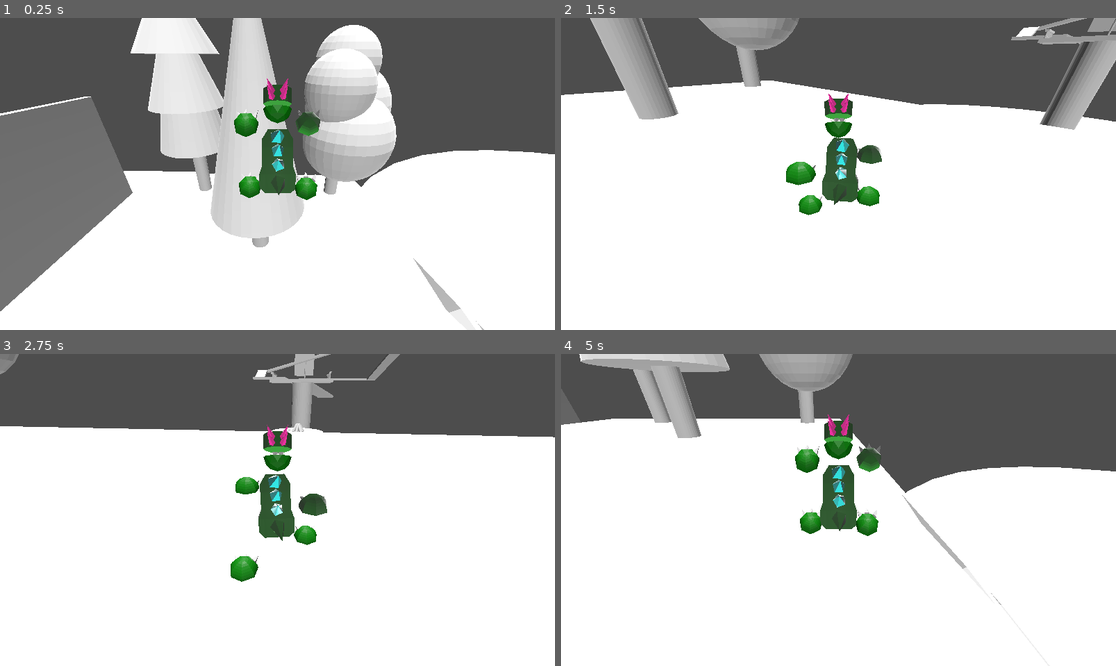
Above: before the commit, frames 1-4 (two rows, left to right).
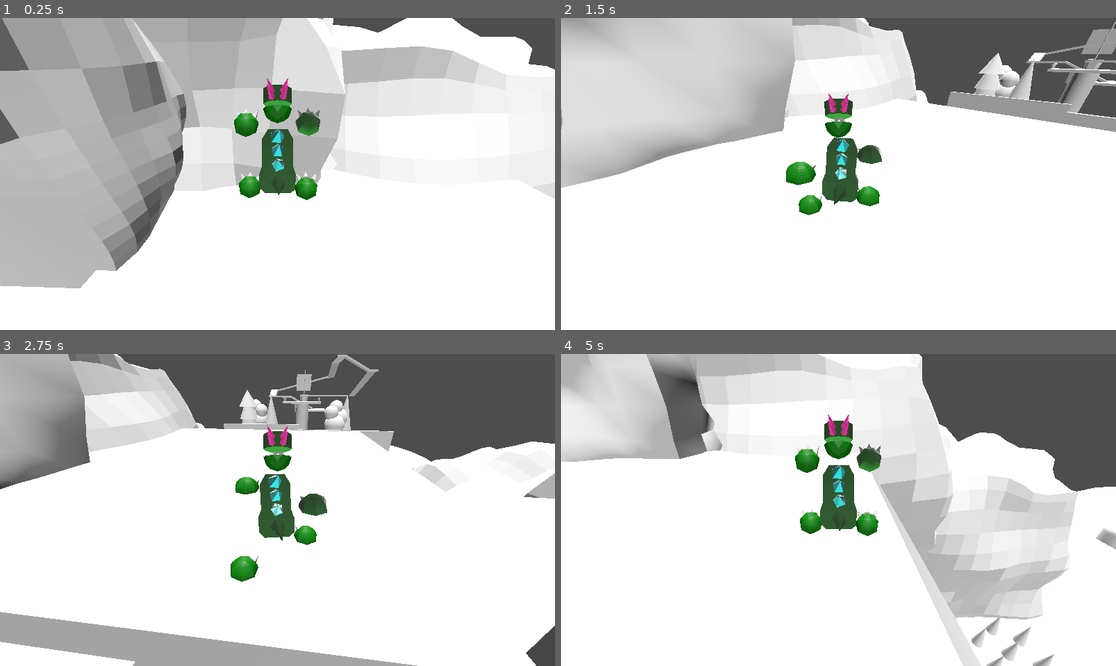
Above: after the commit, the same moments.

Repository: bazylevnik0/dinokid
Game: Godot game, scene res://homeisland.tscn
Same seed, same stepped clock (60 frames per second), same inputs: the game is played once before the commit and once after it. This scene is started directly instead of the project's main scene.
Inputs:
- Up to frame 1 (0.25 s): no input
- Up to frame 2 (1.5 s): hold Right (move_right) 0.53-1.28 s; tap Z (key_a) at 0.6 s; tap Space (jump) at 0.77 s; hold Down (move_backward) from 1.28 s (still down); tap X (key_b) at 1.35 s
- Up to frame 3 (2.75 s): tap Space (jump) at 1.52 s; release Down (move_backward) at 2.03 s; hold Right (move_right) from 2.03 s (still down); tap Z (key_a) at 2.1 s
- Up to frame 4 (5 s): release Right (move_right) at 2.78 s; hold Up (move_forward) 2.78-3.53 s; tap X (key_b) at 2.85, 4.35 s; tap Space (jump) at 3.02, 3.77, 4.52 s; hold Left (move_left) from 3.53 s (still down); tap Z (key_a) at 3.6 s

The runs differ from the first frame. In frame 1, 51% of the frame differs, in the area x 0-100%, y 0-100%; in frame 2, 27%; in frame 3, 21%; in frame 4, 31%.
Error in both runs: Attempt to call function 'play' in base 'null instance' on a null instance. (res://Player.gd:18)

Commit message:
add colision boxes to stairs in homeisland

Diff:
--- a/homeisland.tscn
+++ b/homeisland.tscn
@@ -61,6 +61,60 @@
 [sub_resource type="CylinderShape3D" id="CylinderShape3D_wowm3"]
 height = 1.47024
 radius = 4.736
+
+[sub_resource type="BoxShape3D" id="BoxShape3D_xl7e6"]
+size = Vector3(5.87061, 2.96301, 0.373535)
+
+[sub_resource type="BoxShape3D" id="BoxShape3D_522ht"]
+size = Vector3(1.8437, 6.29956, 0.900177)
+
+[sub_resource type="BoxShape3D" id="BoxShape3D_o3lke"]
+size = Vector3(1.87018, 1.55212, 0.972168)
+
+[sub_resource type="BoxShape3D" id="BoxShape3D_vkffe"]
+size = Vector3(11.0715, 1.20166, 0.951172)
+
+[sub_resource type="BoxShape3D" id="BoxShape3D_peo8u"]
+size = Vector3(1.23145, 12.7915, 0.661865)
+
+[sub_resource type="BoxShape3D" id="BoxShape3D_881g7"]
+size = Vector3(1.36926, 1.30273, 0.966248)
+
+[sub_resource type="BoxShape3D" id="BoxShape3D_30rnr"]
+size = Vector3(3.87524, 1.34485, 0.452148)
+
+[sub_resource type="BoxShape3D" id="BoxShape3D_47lqi"]
+size = Vector3(1.29578, 6.90582, 0.928101)
+
+[sub_resource type="BoxShape3D" id="BoxShape3D_oc2h1"]
+size = Vector3(1, 5.32205, 0.652832)
+
+[sub_resource type="BoxShape3D" id="BoxShape3D_e3mg4"]
+size = Vector3(1.24878, 1.28998, 0.934082)
+
+[sub_resource type="BoxShape3D" id="BoxShape3D_bjenv"]
+size = Vector3(10.0253, 1.35541, 1.04199)
+
+[sub_resource type="BoxShape3D" id="BoxShape3D_l66tu"]
+size = Vector3(1.30737, 0.861206, 1.28894)
+
+[sub_resource type="BoxShape3D" id="BoxShape3D_0w3kn"]
+size = Vector3(1.53992, 0.823669, 3.27094)
+
+[sub_resource type="BoxShape3D" id="BoxShape3D_qhlic"]
+size = Vector3(3.8277, 0.756226, 1.21582)
+
+[sub_resource type="BoxShape3D" id="BoxShape3D_4teeg"]
+size = Vector3(5.53543, 0.98877, 1.2724)
+
+[sub_resource type="BoxShape3D" id="BoxShape3D_6ovl8"]
+size = Vector3(2.10596, 0.961792, 2.98499)
+
+[sub_resource type="BoxShape3D" id="BoxShape3D_tjj2u"]
+size = Vector3(5.54242, 1, 2.36401)
+
+[sub_resource type="BoxShape3D" id="BoxShape3D_xahhj"]
+size = Vector3(2.16718, 2.39545, 0.934448)
 
 [sub_resource type="CylinderShape3D" id="CylinderShape3D_cbdnm"]
 height = 0.253271
@@ -107,7 +161,7 @@
 [node name="Node3D" type="Node3D"]
 
 [node name="Dino" parent="." instance=ExtResource("1_on506")]
-transform = Transform3D(0.0249884, 0, 0.000763027, 0, 0.025, 0, -0.000763027, 0, 0.0249884, -0.0529699, 0.123451, -12.4805)
+transform = Transform3D(0.0249884, 0, 0.000763027, 0, 0.025, 0, -0.000763027, 0, 0.0249884, -0.0529699, 1.10765, 0.385706)
 
 [node name="StaticBody3D" type="StaticBody3D" parent="."]
 transform = Transform3D(1, 0, 0, 0, -0.0844257, 0.99643, 0, -0.99643, -0.0844257, 0, 7.01912, 0)
@@ -251,9 +305,81 @@
 transform = Transform3D(1, 0, 0, 0, 0.771636, 0.636065, 0, -0.636065, 0.771636, -0.197388, 15.5284, -9.63507)
 shape = SubResource("BoxShape3D_ny0yw")
 
-[node name="CollisionShape3D" type="CollisionShape3D" parent="StaticBody3D"]
+[node name="Main6" type="CollisionShape3D" parent="StaticBody3D"]
 transform = Transform3D(1, 0, 0, 0, -0.0806686, -0.996741, 0, 0.996741, -0.0806686, 0, 20.5496, -12.9009)
 shape = SubResource("CylinderShape3D_wowm3")
+
+[node name="Main7" type="CollisionShape3D" parent="StaticBody3D"]
+transform = Transform3D(1, 0, 0, 0, 0.997354, -0.0727686, 0, 0.0727686, 0.997354, -0.0192032, 36.0188, -5.08616)
+shape = SubResource("BoxShape3D_xl7e6")
+
+[node name="Static17" type="CollisionShape3D" parent="StaticBody3D"]
+transform = Transform3D(0.999955, -0.00184867, -0.00255221, 0.00166812, 0.997622, -0.0695025, 0.00271507, 0.0694989, 0.997604, 0.265404, 55.5374, -3.19292)
+shape = SubResource("BoxShape3D_522ht")
+
+[node name="Static16" type="CollisionShape3D" parent="StaticBody3D"]
+transform = Transform3D(0.999955, -0.00184867, -0.00255221, 0.00166812, 0.997622, -0.0695022, 0.00271507, 0.0694989, 0.9976, 0.099185, 50.4939, -3.45629)
+shape = SubResource("BoxShape3D_o3lke")
+
+[node name="Static15" type="CollisionShape3D" parent="StaticBody3D"]
+transform = Transform3D(0.999992, -0.00184875, -0.00255227, 0.00155193, 0.993745, -0.112209, 0.00278415, 0.112204, 0.993724, 4.86004, 49.158, -3.55531)
+shape = SubResource("BoxShape3D_vkffe")
+
+[node name="Stairs14" type="CollisionShape3D" parent="StaticBody3D"]
+transform = Transform3D(1.00001, -0.00184879, -0.00255229, 0.00227424, 0.984142, 0.177745, 0.00222368, -0.177741, 0.984118, 9.89595, 42.2677, -2.31205)
+shape = SubResource("BoxShape3D_peo8u")
+
+[node name="Stairs13" type="CollisionShape3D" parent="StaticBody3D"]
+transform = Transform3D(0.999694, 0.0244218, 0.00452718, -0.02404, 0.997256, -0.0707438, -0.00620192, 0.0706227, 0.997524, 9.82633, 35.5084, -1.38744)
+shape = SubResource("BoxShape3D_881g7")
+
+[node name="Stairs12" type="CollisionShape3D" parent="StaticBody3D"]
+transform = Transform3D(0.889906, -0.00396396, 0.45616, 0.0385222, 0.997103, -0.0664841, -0.454527, 0.0767437, 0.887482, 7.45291, 35.445, -0.317806)
+shape = SubResource("BoxShape3D_30rnr")
+
+[node name="Stairs11" type="CollisionShape3D" parent="StaticBody3D"]
+transform = Transform3D(1, -3.85508e-05, 0.0032989, 0.00028883, 0.997183, -0.0757781, -0.00328953, 0.0757879, 0.997177, 5.18919, 38.1573, 0.519424)
+shape = SubResource("BoxShape3D_47lqi")
+
+[node name="Stairs10" type="CollisionShape3D" parent="StaticBody3D"]
+transform = Transform3D(1, -3.85524e-05, 0.00329881, -0.000782682, 0.968638, 0.248704, -0.00320787, -0.248698, 0.968635, 5.19572, 44.0597, 0.308821)
+shape = SubResource("BoxShape3D_oc2h1")
+
+[node name="Stairs9" type="CollisionShape3D" parent="StaticBody3D"]
+transform = Transform3D(0.999994, -3.85371e-05, 0.00329854, 0.000278795, 0.997354, -0.0727685, -0.00329007, 0.0727687, 0.997351, 5.19385, 47.3302, -0.441818)
+shape = SubResource("BoxShape3D_e3mg4")
+
+[node name="Stairs8" type="CollisionShape3D" parent="StaticBody3D"]
+transform = Transform3D(0.973307, 0.00268372, -0.229491, -0.0193762, 0.997327, -0.0705159, 0.228686, 0.0730797, 0.970765, -0.163852, 47.4071, -1.62736)
+shape = SubResource("BoxShape3D_bjenv")
+
+[node name="Stairs7" type="CollisionShape3D" parent="StaticBody3D"]
+transform = Transform3D(0.999904, -0.012915, 5.6867e-08, -0.00106562, -0.082504, -0.996592, 0.0128709, 0.996497, -0.0825118, -5.79192, 47.4846, -2.66229)
+shape = SubResource("BoxShape3D_l66tu")
+
+[node name="Stairs6" type="CollisionShape3D" parent="StaticBody3D"]
+transform = Transform3D(0.99989, -0.0129147, -3.58559e-08, -0.00600995, -0.465312, -0.885126, 0.011431, 0.885042, -0.465347, -5.7765, 45.5615, -3.40467)
+shape = SubResource("BoxShape3D_0w3kn")
+
+[node name="Stairs5" type="CollisionShape3D" parent="StaticBody3D"]
+transform = Transform3D(0.999917, -0.012915, 0, -0.00109035, -0.0844187, -0.99643, 0.0128688, 0.996347, -0.0844257, -4.54441, 43.834, -3.87774)
+shape = SubResource("BoxShape3D_qhlic")
+
+[node name="Stairs4" type="CollisionShape3D" parent="StaticBody3D"]
+transform = Transform3D(0.904827, 0.425779, 0, 0.0359467, -0.0763907, -0.99643, -0.424259, 0.901597, -0.0844257, -0.304454, 43.9816, -5.06646)
+shape = SubResource("BoxShape3D_4teeg")
+
+[node name="Stairs3" type="CollisionShape3D" parent="StaticBody3D"]
+transform = Transform3D(1, 0, 0, 0, -0.0844257, -0.99643, 0, 0.99643, -0.0844257, 3.22122, 43.2192, -6.2455)
+shape = SubResource("BoxShape3D_6ovl8")
+
+[node name="Stairs2" type="CollisionShape3D" parent="StaticBody3D"]
+transform = Transform3D(1, 0, 0, 0, -0.0844257, -0.99643, 0, 0.99643, -0.0844257, 1.55875, 40.6711, -6.44222)
+shape = SubResource("BoxShape3D_tjj2u")
+
+[node name="Stairs1" type="CollisionShape3D" parent="StaticBody3D"]
+transform = Transform3D(1, 0, 0, 0, 0.849138, 0.528172, 0, -0.528172, 0.849138, -0.112045, 38.2005, -5.85788)
+shape = SubResource("BoxShape3D_xahhj")
 
 [node name="Light" type="DirectionalLight3D" parent="."]
 transform = Transform3D(1, 0, 0, 0, -0.0844257, 0.99643, 0, -0.99643, -0.0844257, 0, 7.01912, 0)
Binary file changed: homeisland.glb
Not shown: 1 places in homeisland.tscn that only renumber resources
Not shown, changed: homeisland.blend
Not shown, changed: homeisland.blend1
